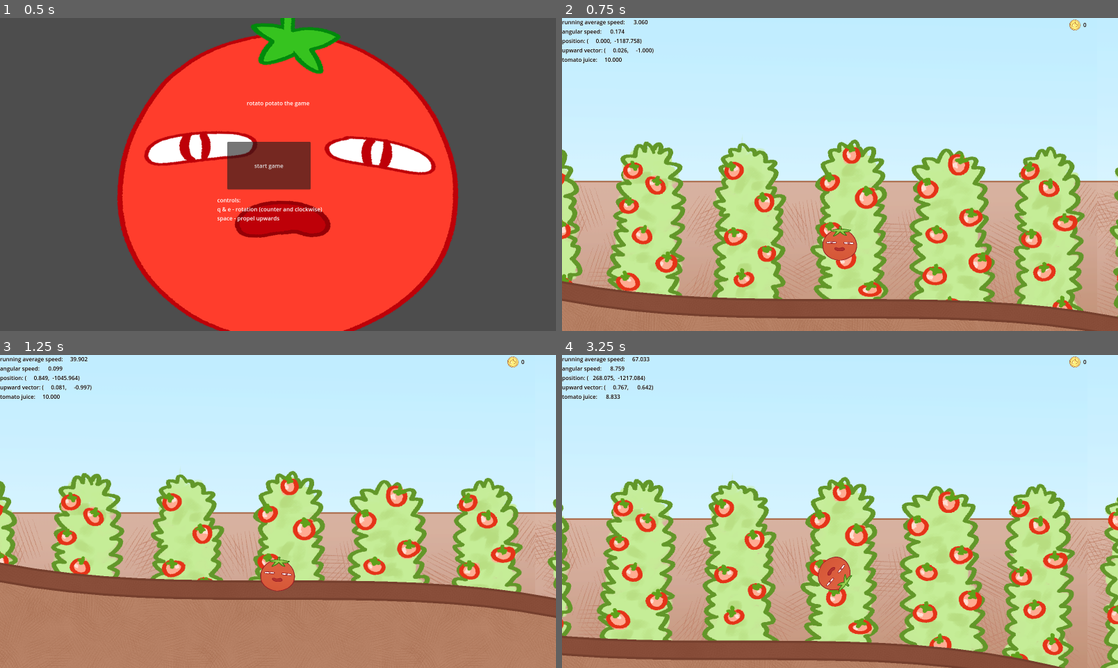
Above: before the commit, frames 1-4 (two rows, left to right).
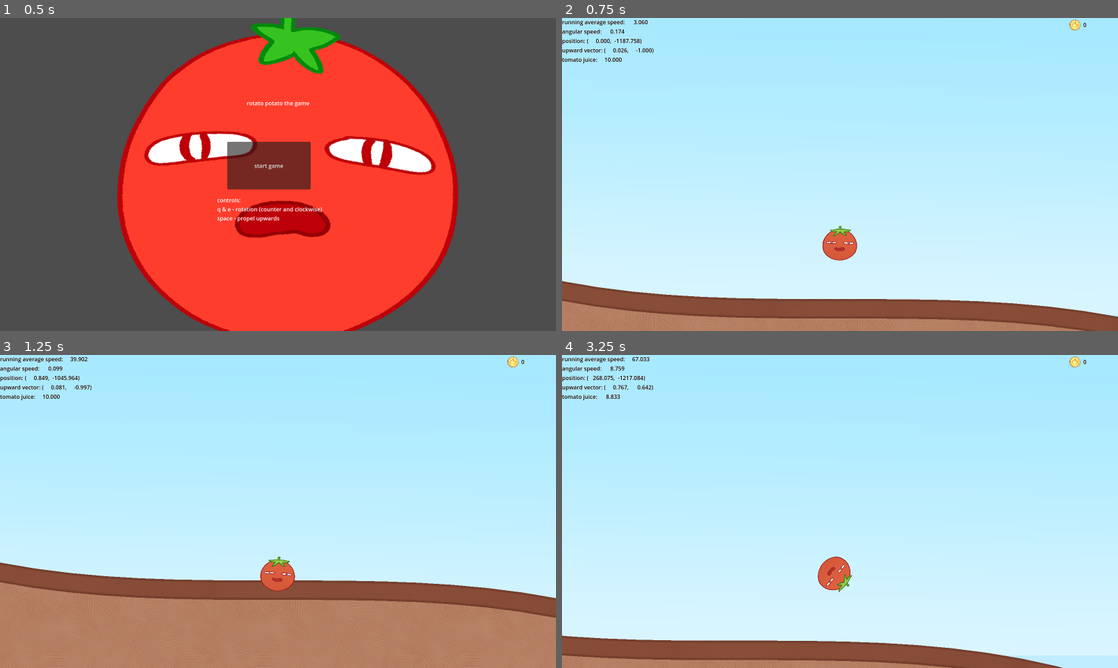
Above: after the commit, the same moments.

Repository: DazyLude/DokiJam2025
Game: Godot game, scene res://scenes/menu.tscn
Same seed, same stepped clock (60 frames per second), same inputs: the game is played once before the commit and once after it.
Inputs (mouse positions are in pixels of both pictures, inside the frame that each line leads up to):
- Up to frame 1 (0.5 s): no input
- Up to frame 2 (0.75 s): click "start game" at 0.5 s
- Up to frame 3 (1.25 s): no input
- Up to frame 4 (3.25 s): tap Enter at 1.25 s; move the mouse to (962, 495) at 1.27 s; hold Space (fly) 1.28-2 s; click (962, 495) at 1.42 s; drag from (728, 527) to (812, 574) at 2.02 s; move the mouse to (895, 442) at 2.77 s; hold E (roll_cw) from 2.78 s (still down); click (895, 442) at 2.92 s

Frame 1 is identical in both runs. In frame 2, 61% of the frame differs, in the area x 0-100%, y 0-96%; in frame 3, 52%; in frame 4, 65%, in the area x 0-100%, y 0-100%.

Commit message:
Parallax & terrain noise v2
-Reworked parallax background.
-Modified terrain generation noise.
-Imported resized tomato farm asset.

Diff:
--- a/scenes/game.gd
+++ b/scenes/game.gd
@@ -77,7 +77,8 @@
 	var generator = GameState.current_stage.generator;
 
 	player.position = Vector2(0.0, generator.generator_function(0) - 200.0);
-	$Parallax2D/Backdrop.motion_offset = $Parallax2D/Backdrop/Sprite2D.texture.get_size() * Vector2(-0.5, -0.25);
+	# LMG Note: This causes a crash v
+	#$Parallax2D/Backdrop.motion_offset = $Parallax2D/Backdrop/Sprite2D.texture.get_size() * Vector2(-0.5, -0.25);
 
 
 # checkpoint is just a visual that is placed at the end of a level
--- a/scenes/game.tscn
+++ b/scenes/game.tscn
@@ -444,22 +444,21 @@
 [node name="Game" type="Node"]
 script = ExtResource("1_lbhrr")
 
-[node name="Parallax2D" type="ParallaxBackground" parent="."]
-follow_viewport_enabled = true
-scroll_ignore_camera_zoom = true
-
-[node name="Skybox" type="ParallaxLayer" parent="Parallax2D"]
-motion_scale = Vector2(-1, -1)
-
-[node name="Sprite2D" type="Sprite2D" parent="Parallax2D/Skybox"]
+[node name="ParallaxBackground" type="ParallaxBackground" parent="."]
+
+[node name="SkyboxParallax" type="ParallaxLayer" parent="ParallaxBackground"]
+motion_scale = Vector2(0, 0)
+
+[node name="SkyboxSprite" type="Sprite2D" parent="ParallaxBackground/SkyboxParallax"]
 texture = ExtResource("1_lnu2h")
 centered = false
 
-[node name="Backdrop" type="ParallaxLayer" parent="Parallax2D"]
-motion_scale = Vector2(-0.9, -0.9)
+[node name="BackdropParallax" type="ParallaxLayer" parent="ParallaxBackground"]
+motion_scale = Vector2(0.9, 0.9)
 motion_mirroring = Vector2(2920, 0)
 
-[node name="Sprite2D" type="Sprite2D" parent="Parallax2D/Backdrop"]
+[node name="BackdropSprite" type="Sprite2D" parent="ParallaxBackground/BackdropParallax"]
+position = Vector2(0, -800)
 texture = ExtResource("1_yqjtg")
 centered = false
 
--- a/scenes/menu.tscn
+++ b/scenes/menu.tscn
@@ -1,7 +1,7 @@
 [gd_scene load_steps=3 format=3 uid="uid://cj3qmqrdmpetp"]
 
 [ext_resource type="Script" uid="uid://l12ejtkng3vn" path="res://scenes/menu.gd" id="1_vjb58"]
-[ext_resource type="Texture2D" uid="uid://dd0gbky8jy8uv" path="res://assets/skinsuits/tomato.png" id="2_con2f"]
+[ext_resource type="Texture2D" uid="uid://dd0gbky8jy8uv" path="res://assets/skinsuits/tomato/tomato.png" id="2_con2f"]
 
 [node name="Main" type="Control"]
 layout_mode = 3
--- a/scripts/terrain_generator.gd
+++ b/scripts/terrain_generator.gd
@@ -26,11 +26,17 @@
 func generator_function(x: float) -> float:
 	var x_scaled = x * scale.x;
 	var result : float = 0;
+	var incremental_variation : float = 0
 
-	if x_scaled < CHAIR_HEIGHT_CBRT:
+	# Previous iteration:
+	#if x_scaled < CHAIR_HEIGHT_CBRT:
+	if x_scaled < 1.7:
 		result += CHAIR_HEIGHT - pow(x_scaled, 3.0);
 	else:
-		result += noise_generator.get_noise_1d(x) + 1;
+		# Previous iteration:
+		#result += noise_generator.get_noise_1d(x) + 1;
+		incremental_variation = 1e-4 * x * (sin(x_scaled) + 1)
+		result += incremental_variation + noise_generator.get_noise_1d(x) + 1;
 
 	return -result * scale.y;
 
Binary file added: assets/stages/farm/tomato_farm_resized.png
Not shown, added: assets/stages/farm/tomato_farm_resized.png.import
